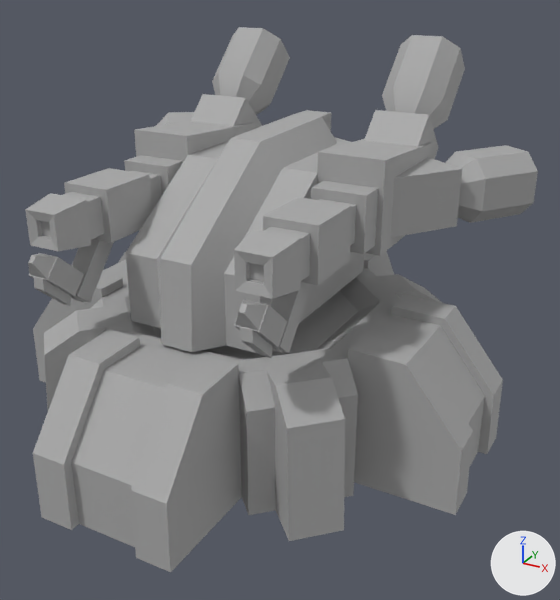
The FBX model art/original_models/L_flame_turret.FBX, before and after one commit.
Before and after are seen from a 50 mm lens placed at (17.1, -28.8, 19.1), pointed at (1.6, -0.7, 5.1). Arrows for +X, +Y and +Z are at lower right; the lights stay in place. Vertices at the same position are counted once.

The older version as bpy lines, for what is in view:
```python
me_mesh = bpy.data.meshes.new('Mesh')
me_mesh.from_pydata(...)  # 588 vertices, 1108 faces; spans x -11.3..11.2, y -11.6..10.8, z -1.2..15.9
me_mesh.materials.append(mat_lambert1)  # grey #aaaaaa
ob_mesh = bpy.data.objects.new('mesh', me_mesh)
ob_mesh.location = (0.0, 0.0, 0.0)
```
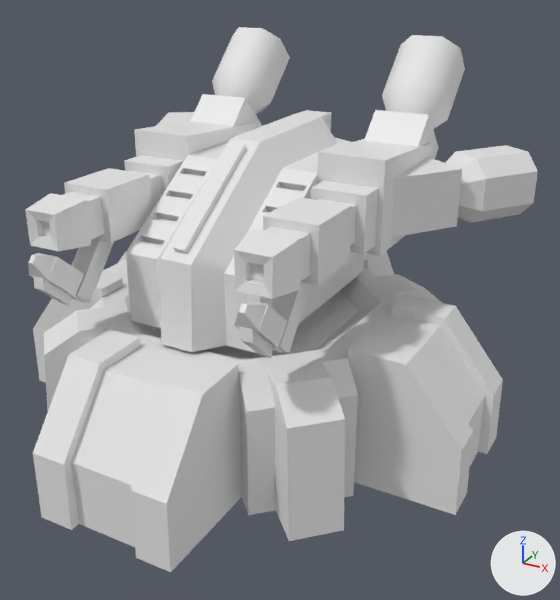
Edits to the bpy script that builds the scene:
```text
Change me_mesh:
    used by ob_mesh; location = (0.0, 0.0, 0.0)
    remove me_mesh.from_pydata(...)  # 588 vertices, 1108 faces; spans x -11.3..11.2, y -11.6..10.8, z -1.2..15.9
    add me_mesh.from_pydata(...)  # 933 vertices, 1742 faces; spans x -11.3..11.2, y -11.6..10.8, z -1.2..15.9
    me_mesh part 1: 5 vertices removed from x -5.3..5.2, y -8.7..-7.3, z 6.6..8.5; 152 vertices added at x -3.3..3.2, y -5.8..-0.9, z 8.0..12.1
    me_mesh part 2: 96 vertices added at x 3.2..10.5, y 4.8..9.8, z 8.2..15.7
    me_mesh part 3: 96 vertices added at x -10.5..-3.4, y 4.9..9.8, z 8.2..15.7
    me_mesh part 4: 6 vertices added at x 1.6..2.4, y 4.0..5.9, z 4.1..5.0
    me_mesh part 5: 907 faces spanning x -11.3..11.2, y -11.6..10.8, z -1.2..13.8 switch from mat_lambert1 (grey #aaaaaa) to no material
```

What differs and where, as boxes [x1, y1, x2, y2] in the pictures (560 x 600 px):
part 1 of me_mesh, built on: before [34, 253, 279, 348]; after [126, 138, 317, 305]
part 2 of me_mesh, added: after [382, 35, 538, 223]
part 3 of me_mesh, added: after [156, 27, 290, 126]
part 4 of me_mesh, added: after [243, 254, 375, 359]
part 5 of me_mesh, recoloured: [25, 73, 503, 572] in both
